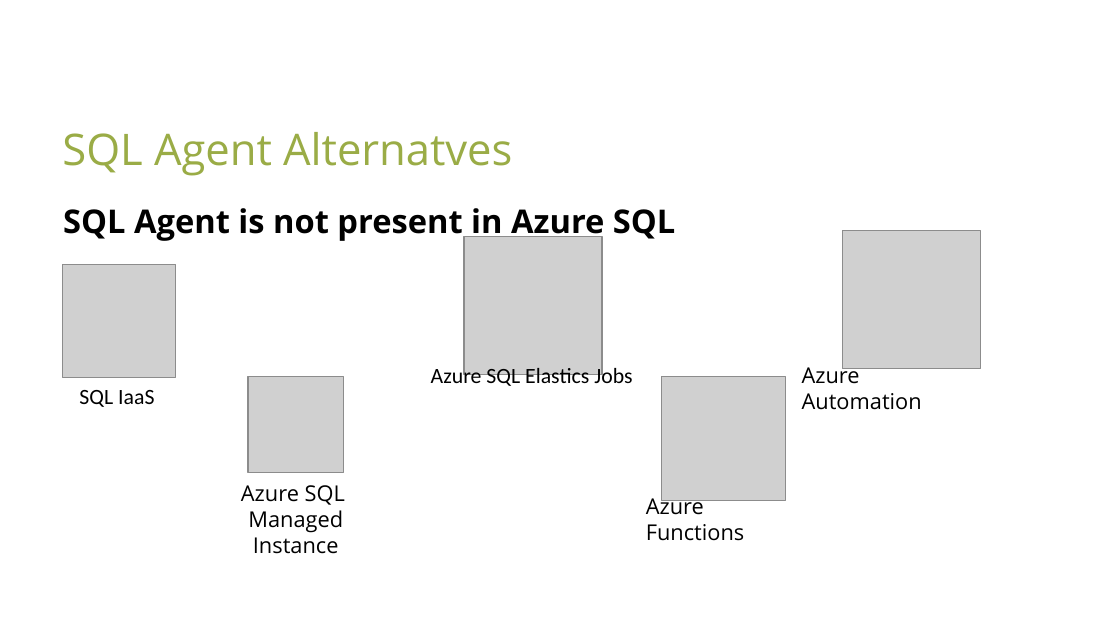
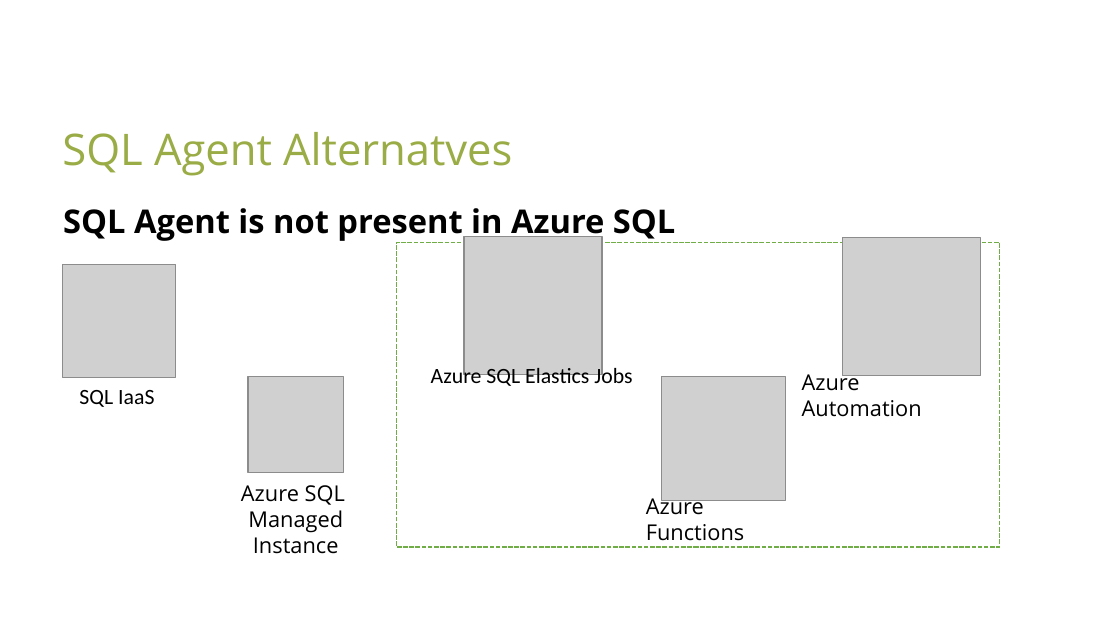
Before and after one commit to sam-cogan/sessions, a slide deck: slide 4 of sqlAgent/PASS-SQL19_PPT_Vorlage.pptx. Drawn at 1120x630 pixels with LibreOffice and Linux fonts; fonts in the diff are those of the drawing; grey boxes stand for pictures; background and template pictures are left out. Boxes give left, top, right and bottom in pixels: in the first picture for what was removed or moved away, otherwise in the second. Text is boxed around its words. In the diff, an @@ line names an element or a change of style, - is before the commit and + after.

```diff
--- a/sqlAgent/PASS-SQL19_PPT_Vorlage.pptx
+++ b/sqlAgent/PASS-SQL19_PPT_Vorlage.pptx
@@ picture: place and size @@
-picture at (842,231,980,368)
+picture at (842,237,980,375)
@@ rectangle added at (396,242,999,547), outline #70AD47 1 pt dashed @@
@@ text "Azure Automation": place and size @@
-text "Azure Automation" at (802,363,922,410)
+text "Azure Automation" at (802,370,922,417)
```
Also in this commit, not shown: 3 other slides changed, 1 slide added, 1 other file.
